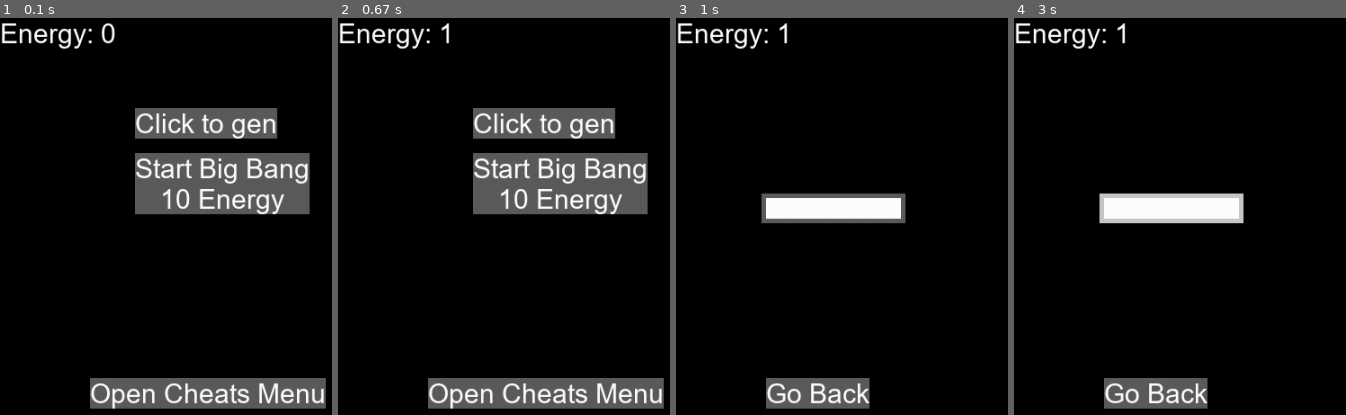
Above: before the commit, frames 1-4 (left to right).
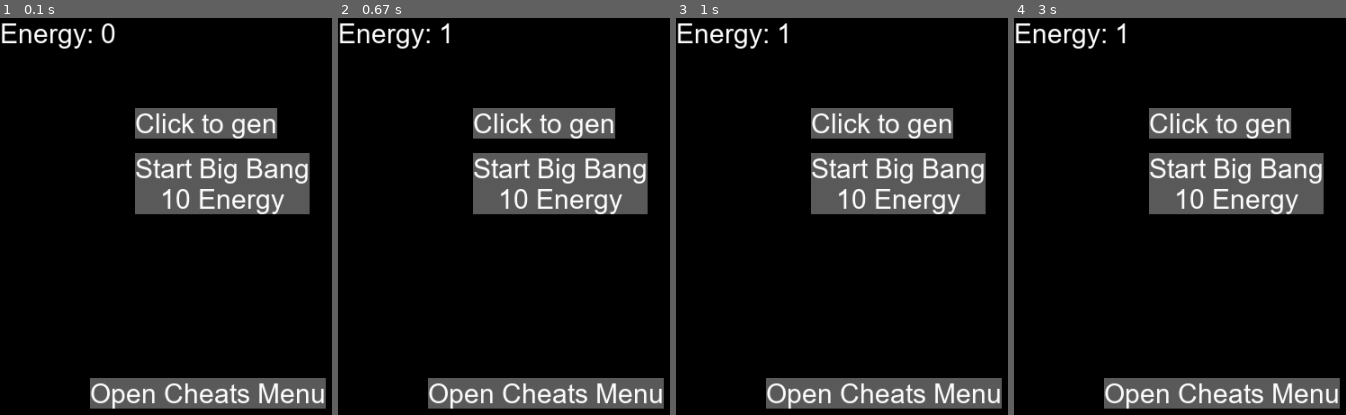
Above: after the commit, the same moments.

Repository: Slayrix/Idle-Game
Game: pygame game, started from Game/main.py
Two runs of this game, one before a commit and one after it. Both use one fixed random seed, a clock stepped at 60 frames per second and the inputs below.
Inputs (mouse positions are in pixels of both pictures, inside the frame that each line leads up to):
- Up to frame 1 (0.1 s): no input
- Up to frame 2 (0.67 s): click "Click to gen" at 0.38 s
- Up to frame 3 (1 s): click (792, 379) at 0.72 s
- Up to frame 4 (3 s): click (1170, 208) at 1.05 s; click (outside the picture) at 1.38 s; click (1170, 208) at 2.85 s

Frames 1-2 are identical in both runs. In frame 3, 17% of the frame differs, in the area x 25-99%, y 22-99%; in frame 4, 17%.

Commit message:
Button Functionality improved

Diff:
--- a/Game/button.py
+++ b/Game/button.py
@@ -1,8 +1,8 @@
 import pygame as pg
-import game, upgrade, list, menu
+import game, upgrade, list, menu, currency
 
 class button:
-    def __init__(self, textList, activeMenuList: list, textColor, xPos, yPos, name, drawConditions: list = None):
+    def __init__(self, textList, activeMenuList: list, textColor, xPos, yPos, buttonFunctionality: list, drawConditions: list = None):
         pg.font.init()
         self.font = pg.font.Font("arial.ttf", 30)
         self.lineVarList = []
@@ -10,8 +10,7 @@
         self.activeMenu = activeMenuList
         buttonList.list += [self]
         self.drawConditions = drawConditions
-
-        self.name = name
+        self.buttonFunctionality = buttonFunctionality
 
     def setButton(self, textList: list, textColor, xPos: int, yPos: int):
         self.textColor = textColor
@@ -69,14 +68,33 @@
                             return False
             return False
 
+    def buttonClicked(self):
+        if self.buttonFunctionality == []:
+            return
+        if self.showButton() == True:
+            if self.buttonFunctionality[0] == "genCurrency":
+                upgradeVar = self.buttonFunctionality[2]
+                upgradeVar.addAmount(self.buttonFunctionality[1])
+            elif self.buttonFunctionality[0] == "changeMenu":
+                if self.buttonFunctionality[1] == "default":
+                    menu.menuVar.setCurrentMenuToDefaultMenu()
+                elif self.buttonFunctionality[1] == "shop":
+                    menu.menuVar.setCurrentMenuToShop()
+                elif self.buttonFunctionality[1] == "cheats":
+                    menu.menuVar.setCurrentMenuToCheats()
+            elif self.buttonFunctionality[0] == "buyUpdrade":
+                upgrade.buyUpgrade(self.buttonFunctionality[1])
+
+
+
 buttonList = list.list()
 
-genButton = button(["Click to gen"], ["defaultMenu"], (255, 255, 255), 150, 100, "genButton")
-shopButton = button(["Shop"], ["defaultMenu"], (255, 255, 255), 150, 150, "shopButton", [upgrade.bigBangUpgrade, "level", ">", 0])
-shopBackButton = button(["Back"], ["shop"], (255, 255, 255), 100, 100, "shopBackButton")
-bigBangButton = button(["Start Big Bang", str(upgrade.bigBangUpgrade.cost) + " Energy"], ["defaultMenu"], (255, 255, 255), 150, 150, "bigBangButton", [upgrade.bigBangUpgrade, "level", "=", 0])
-genEnergyUpgradeButton = button(["Upgrade 1", "Auto gen +" + str(upgrade.genEnergyUpgrade.increaseGenPerSecondAmount) + " energy per second per upgrade", str(upgrade.genEnergyUpgrade.cost) + " Matter"], ["shop"], (255, 255, 255), 150, 230, "genEnergyUpgradeButton")
-matterGenUpgradeButton = button(["Double Matter Generation", "Increases energy consumption by +10", str(upgrade.matterGenUpgrade.cost) + " Matter"], ["shop"], (255, 255, 255), 150, 350, "matterGenUpgradeButton")
-genEnergyUpgradeBuffButton = button(["Double Energy Generation of Upgrade 1", str(upgrade.genEnergyUpgradeBuff.cost) + " Matter"], ["shop"], (255, 255, 255), 150, 470, "genEnergyUpgradeBuffButton")
-cheatsMenuButton = button(["Open Cheats Menu"], ["defaultMenu"], (255, 255, 255), 100, 400, "cheatsMenuButton")
-cheatsBackButton = button(["Go Back"], ["cheats"], (255, 255, 255), 100, 400, "cheatsBackButton")
+genButton = button(["Click to gen"], ["defaultMenu"], (255, 255, 255), 150, 100, ["genCurrency", 1, currency.energy])
+shopButton = button(["Shop"], ["defaultMenu"], (255, 255, 255), 150, 150, ["changeMenu", "shop"], [upgrade.bigBangUpgrade, "level", ">", 0])
+shopBackButton = button(["Back"], ["shop"], (255, 255, 255), 100, 100, ["changeMenu", "default"])
+bigBangButton = button(["Start Big Bang", str(upgrade.bigBangUpgrade.cost) + " Energy"], ["defaultMenu"], (255, 255, 255), 150, 150, ["buyUpdrade", upgrade.bigBangUpgrade], [upgrade.bigBangUpgrade, "level", "=", 0])
+genEnergyUpgradeButton = button(["Upgrade 1", "Auto gen +" + str(upgrade.genEnergyUpgrade.increaseGenPerSecondAmount) + " energy per second per upgrade", str(upgrade.genEnergyUpgrade.cost) + " Matter"], ["shop"], (255, 255, 255), 150, 230, ["buyUpdrade", upgrade.genEnergyUpgrade])
+matterGenUpgradeButton = button(["Double Matter Generation", "Increases energy consumption by +10", str(upgrade.matterGenUpgrade.cost) + " Matter"], ["shop"], (255, 255, 255), 150, 350, ["buyUpdrade", upgrade.matterGenUpgrade])
+genEnergyUpgradeBuffButton = button(["Double Energy Generation of Upgrade 1", str(upgrade.genEnergyUpgradeBuff.cost) + " Matter"], ["shop"], (255, 255, 255), 150, 470, ["buyUpdrade", upgrade.genEnergyUpgradeBuff])
+cheatsMenuButton = button(["Open Cheats Menu"], ["defaultMenu"], (255, 255, 255), 100, 400, ["changeMenu", "cheats"])
+cheatsBackButton = button(["Go Back"], ["cheats"], (255, 255, 255), 100, 400, ["changeMenu", "default"])
--- a/Game/event.py
+++ b/Game/event.py
@@ -1,5 +1,5 @@
 import pygame as pg
-import menu, upgrade, button, game, cheats
+import menu, button, cheats
 
 def eventCheck(running):
     for event in pg.event.get():
@@ -18,31 +18,11 @@
         checkIfButtonClicked(event)
 
 def checkIfButtonClicked(event):
-    if menu.menuVar.currentMenu == "defaultMenu":
-        if button.shopButton.rect.collidepoint(event.pos) and upgrade.bigBangUpgrade.level >= 1:
-            menu.menuVar.setCurrentMenuToShop()
+    for buttonVar in button.buttonList.list:
+        if buttonVar.rect.collidepoint(event.pos):
+            buttonVar.buttonClicked()
 
-        if button.genButton.rect.collidepoint(event.pos):
-            game.genEnergy()
-
-        if button.bigBangButton.rect.collidepoint(event.pos) and upgrade.bigBangUpgrade.level <= 0:
-            upgrade.buyUpgrade(upgrade.bigBangUpgrade)
-
-        if button.cheatsMenuButton.rect.collidepoint(event.pos):
-            menu.menuVar.setCurrentMenuToCheats()
-    elif menu.menuVar.currentMenu == "shop":
-        if button.genEnergyUpgradeButton.rect.collidepoint(event.pos):
-            upgrade.buyUpgrade(upgrade.genEnergyUpgrade)
-
-        if button.matterGenUpgradeButton.rect.collidepoint(event.pos):
-            upgrade.buyUpgrade(upgrade.matterGenUpgrade)
-
-        if button.genEnergyUpgradeBuffButton.rect.collidepoint(event.pos):
-            upgrade.buyUpgrade(upgrade.genEnergyUpgradeBuff)
-
-        if button.shopBackButton.rect.collidepoint(event.pos):
-            menu.menuVar.setCurrentMenuToDefaultMenu()
-    elif menu.menuVar.currentMenu == "cheats":
+    if menu.menuVar.currentMenu == "cheats":
         if cheats.cheatsTextBox.textBoxRect.collidepoint(event.pos):
             cheats.cheatsTextBox.setSelected(True)
         elif not cheats.cheatsTextBox.textBoxRect.collidepoint(event.pos):
